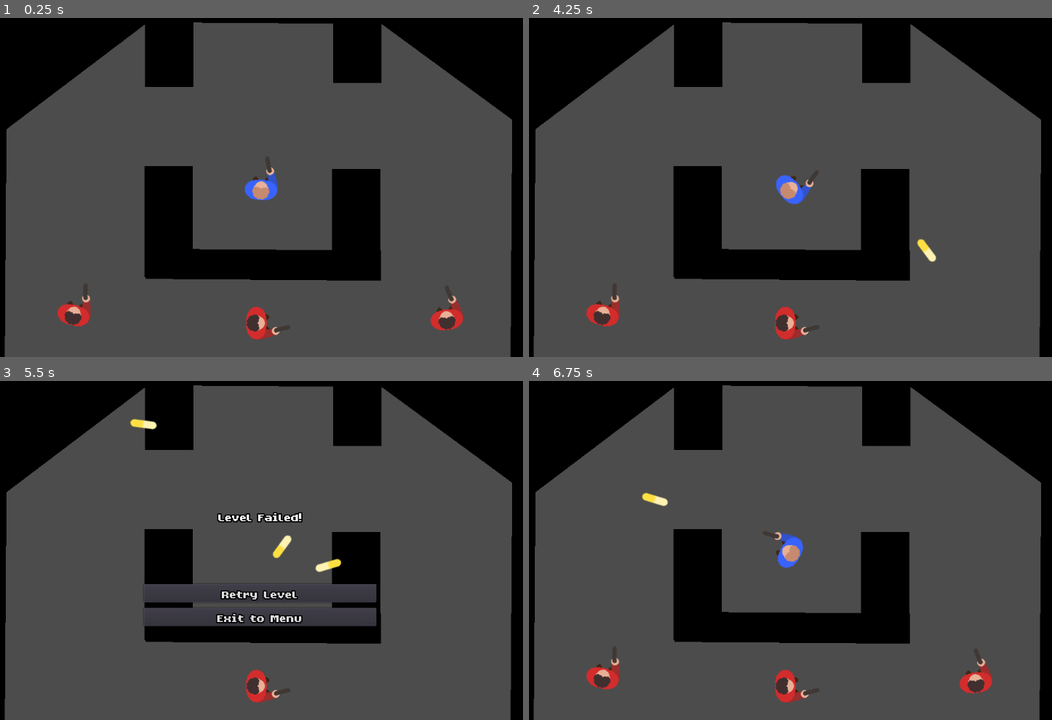
Above: before the commit, frames 1-4 (two rows, left to right).
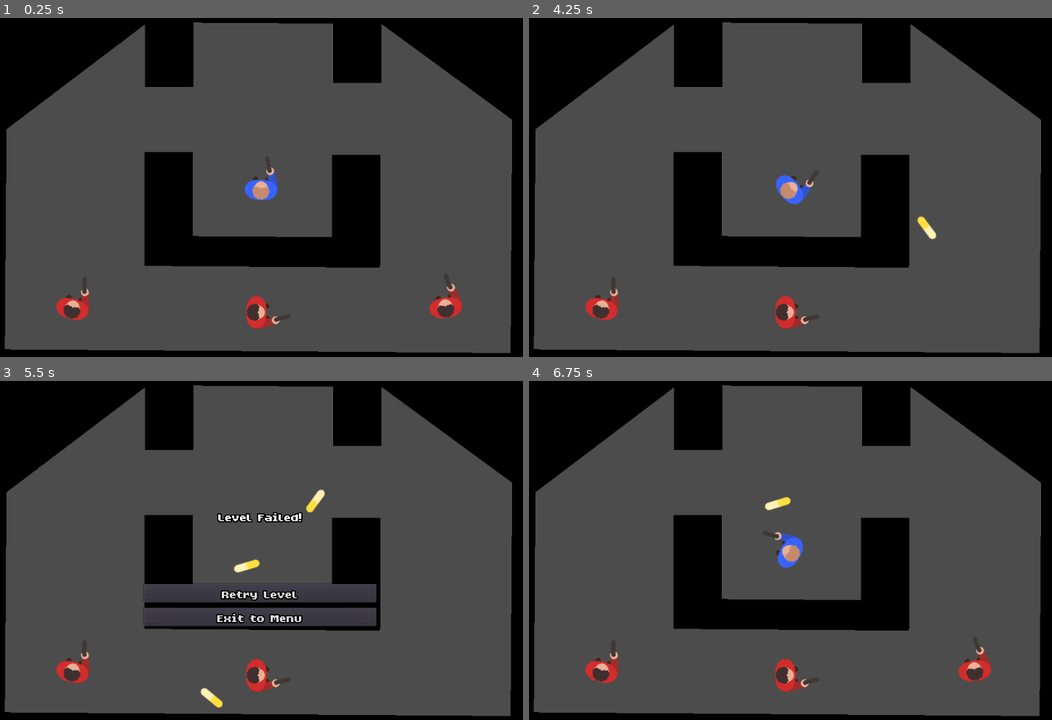
Above: after the commit, the same moments.

Repository: MichaelRRyan/ricochet
Game: Godot game, scene res://scenes/levels/level4.tscn
Two runs of this game, one before a commit and one after it. Both use one fixed random seed, a clock stepped at 60 frames per second and the inputs below. This scene is started directly instead of the project's main scene.
Inputs (mouse positions are in pixels of both pictures, inside the frame that each line leads up to):
- Up to frame 1 (0.25 s): no input
- Up to frame 2 (4.25 s): tap Enter at 0.5, 3.5 s; move the mouse to (916, 170) at 0.52 s; press the mouse at (916, 170) at 0.53 s; hold D (move_right) 0.53-1.25 s; release the mouse at (916, 170) at 1.25 s; click "Retry Level" at 1.25 s; tap Space at 2 s; move the mouse to (675, 204) at 2.02 s; hold S (move_down) 2.03-2.75 s; click (675, 204) at 2.1 s; click "Retry Level" at 2.75 s; move the mouse to (848, 112) at 3.52 s; press the mouse at (848, 112) at 3.53 s; hold D (move_right) from 3.53 s (still down)
- Up to frame 3 (5.5 s): move the mouse to (230, 618) at 4.27 s; release D (move_right) at 4.28 s; release the mouse at (230, 618) at 4.28 s; hold W (move_up) 4.28-5.03 s; click (230, 618) at 4.35 s; move the mouse to (434, 601) at 5.02 s; press the mouse at (434, 601) at 5.03 s; hold A (move_left) from 5.03 s (still down)
- Up to frame 4 (6.75 s): release A (move_left) at 5.75 s; release the mouse at (963, 601) at 5.75 s; click "Retry Level" at 5.75 s; tap Space at 6.5 s; move the mouse to (612, 499) at 6.52 s; hold A (move_left) from 6.53 s (still down); click (612, 499) at 6.6 s

The runs differ from the first frame. In frame 1, 6.8% of the frame differs, in the area x 0-98%, y 39-100%; in frame 2, 6.5%; in frame 3, 6.3%; in frame 4, 7.0%, in the area x 0-98%, y 32-100%.

Commit message:
Added basic sounds

Diff:
--- a/scenes/bullet.tscn
+++ b/scenes/bullet.tscn
@@ -1,7 +1,8 @@
-[gd_scene load_steps=4 format=2]
+[gd_scene load_steps=5 format=2]
 
 [ext_resource path="res://scripts/bullet.gd" type="Script" id=1]
 [ext_resource path="res://assets/images/bullet.png" type="Texture" id=2]
+[ext_resource path="res://assets/audio/sounds/ricochet.wav" type="AudioStream" id=3]
 
 [sub_resource type="RectangleShape2D" id=2]
 extents = Vector2( 25, 7 )
@@ -16,3 +17,8 @@
 shape = SubResource( 2 )
 
 [node name="RayCast2D" type="RayCast2D" parent="."]
+
+[node name="RicochetSound" type="AudioStreamPlayer" parent="."]
+pause_mode = 2
+stream = ExtResource( 3 )
+volume_db = -8.0
--- /dev/null
+++ b/scenes/gameplay_manager.tscn
@@ -0,0 +1,11 @@
+[gd_scene load_steps=3 format=2]
+
+[ext_resource path="res://scripts/gameplay_manager.gd" type="Script" id=1]
+[ext_resource path="res://assets/audio/sounds/enemy_death.wav" type="AudioStream" id=3]
+
+[node name="GameplayManager" type="Node2D"]
+script = ExtResource( 1 )
+
+[node name="EnemyDeathSound" type="AudioStreamPlayer" parent="."]
+pause_mode = 2
+stream = ExtResource( 3 )
--- a/scenes/levels/base_level.tscn
+++ b/scenes/levels/base_level.tscn
@@ -1,7 +1,7 @@
 [gd_scene load_steps=5 format=2]
 
 [ext_resource path="res://scenes/player.tscn" type="PackedScene" id=1]
-[ext_resource path="res://scripts/gameplay_manager.gd" type="Script" id=4]
+[ext_resource path="res://scenes/gameplay_manager.tscn" type="PackedScene" id=2]
 [ext_resource path="res://scenes/ui/level_complete_screen.tscn" type="PackedScene" id=5]
 [ext_resource path="res://scenes/ui/level_failed_screen.tscn" type="PackedScene" id=6]
 
@@ -20,8 +20,7 @@
 [node name="LevelFailedScreen" parent="GUI" instance=ExtResource( 6 )]
 visible = false
 
-[node name="GameplayManager" type="Node2D" parent="."]
-script = ExtResource( 4 )
+[node name="GameplayManager" parent="." instance=ExtResource( 2 )]
 
 [node name="Player" parent="." instance=ExtResource( 1 )]
 position = Vector2( -220, -132 )
--- a/scenes/levels/level4.tscn
+++ b/scenes/levels/level4.tscn
@@ -7,6 +7,7 @@
 [node name="Level3" instance=ExtResource( 1 )]
 
 [node name="GameplayManager" parent="." index="1"]
+rotation = -0.0520636
 level_number = 4
 
 [node name="Player" parent="." index="2"]
@@ -14,7 +15,7 @@
 rotation = -1.73422
 
 [node name="Block" parent="LevelContent" index="0" instance=ExtResource( 2 )]
-position = Vector2( 169, 66 )
+position = Vector2( 169, 41 )
 scale = Vector2( 1.32816, 3.07139 )
 
 [node name="Block2" parent="LevelContent" index="1" instance=ExtResource( 2 )]
@@ -26,7 +27,7 @@
 scale = Vector2( 1.32816, 3.07139 )
 
 [node name="Block4" parent="LevelContent" index="3" instance=ExtResource( 2 )]
-position = Vector2( -161, 61 )
+position = Vector2( -161, 36 )
 scale = Vector2( 1.32816, 3.07139 )
 
 [node name="Block5" parent="LevelContent" index="4" instance=ExtResource( 2 )]
@@ -50,7 +51,7 @@
 scale = Vector2( 3.28351, 9.02672 )
 
 [node name="Block9" parent="LevelContent" index="8" instance=ExtResource( 2 )]
-position = Vector2( 5, 137 )
+position = Vector2( 3, 114 )
 rotation = 0.00738323
 scale = Vector2( -6.47033, 0.833537 )
 
@@ -60,19 +61,19 @@
 scale = Vector2( -6.47033, 3.072 )
 
 [node name="Block11" parent="LevelContent" index="10" instance=ExtResource( 2 )]
-position = Vector2( -8.99997, 405 )
+position = Vector2( -7, 388 )
 rotation = 0.00738323
 scale = Vector2( -15.5474, 3.072 )
 
 [node name="Enemy" parent="LevelContent" index="11" instance=ExtResource( 3 )]
-position = Vector2( -7, 240 )
+position = Vector2( -7, 221 )
 
 [node name="Enemy2" parent="LevelContent" index="12" instance=ExtResource( 3 )]
-position = Vector2( -329, 226 )
+position = Vector2( -331, 215 )
 rotation = -1.31372
 
 [node name="Enemy3" parent="LevelContent" index="13" instance=ExtResource( 3 )]
-position = Vector2( 328, 234 )
+position = Vector2( 326, 213 )
 rotation = -1.70226
 
 [node name="Camera2D" parent="." index="4"]
--- a/scenes/player.tscn
+++ b/scenes/player.tscn
@@ -1,7 +1,8 @@
-[gd_scene load_steps=5 format=2]
+[gd_scene load_steps=6 format=2]
 
 [ext_resource path="res://scripts/player.gd" type="Script" id=1]
 [ext_resource path="res://assets/images/player.png" type="Texture" id=2]
+[ext_resource path="res://assets/audio/sounds/gunshot.wav" type="AudioStream" id=3]
 
 [sub_resource type="CircleShape2D" id=1]
 radius = 32.0
@@ -31,4 +32,8 @@
 rotation = 0.226963
 shape = SubResource( 2 )
 
+[node name="GunshotSound" type="AudioStreamPlayer" parent="."]
+pause_mode = 2
+stream = ExtResource( 3 )
+
 [connection signal="area_entered" from="BulletDetector" to="." method="_on_BulletDetector_area_entered"]
--- a/scenes/ui/level_complete_screen.tscn
+++ b/scenes/ui/level_complete_screen.tscn
@@ -1,7 +1,8 @@
-[gd_scene load_steps=3 format=2]
+[gd_scene load_steps=4 format=2]
 
 [ext_resource path="res://resources/themes/main_theme.tres" type="Theme" id=1]
 [ext_resource path="res://scripts/ui/level_complete_screen.gd" type="Script" id=2]
+[ext_resource path="res://assets/audio/sounds/win.wav" type="AudioStream" id=3]
 
 [node name="LevelCompleteScreen" type="Control"]
 anchor_right = 1.0
@@ -48,5 +49,8 @@
 margin_bottom = 116.0
 text = "Exit to Menu"
 
+[node name="LevelCompleteSound" type="AudioStreamPlayer" parent="."]
+stream = ExtResource( 3 )
+
 [connection signal="pressed" from="Options/NextLevelButton" to="." method="_on_NextLevelButton_pressed"]
 [connection signal="pressed" from="Options/RetryButton" to="." method="_on_RetryButton_pressed"]
--- a/scenes/ui/level_failed_screen.tscn
+++ b/scenes/ui/level_failed_screen.tscn
@@ -1,7 +1,8 @@
-[gd_scene load_steps=3 format=2]
+[gd_scene load_steps=4 format=2]
 
 [ext_resource path="res://resources/themes/main_theme.tres" type="Theme" id=1]
 [ext_resource path="res://scripts/ui/level_failed_screen.gd" type="Script" id=2]
+[ext_resource path="res://assets/audio/sounds/lose.wav" type="AudioStream" id=3]
 
 [node name="LevelFailedScreen" type="Control"]
 anchor_right = 1.0
@@ -40,5 +41,9 @@
 margin_bottom = 74.0
 text = "Exit to Menu"
 
+[node name="LevelFailedSound" type="AudioStreamPlayer" parent="."]
+stream = ExtResource( 3 )
+volume_db = -5.0
+
 [connection signal="pressed" from="Options/RetryButton" to="." method="_on_RetryButton_pressed"]
 [connection signal="pressed" from="Options/ExitButton" to="." method="_on_ExitButton_pressed"]
--- a/scripts/bullet.gd
+++ b/scripts/bullet.gd
@@ -23,6 +23,7 @@
 
 			set_direction(velocity.bounce(normal).normalized())
 			movement = velocity * delta
+			$RicochetSound.play()
 
 	else:
 		position += movement
--- a/scripts/gameplay_manager.gd
+++ b/scripts/gameplay_manager.gd
@@ -24,6 +24,8 @@
 #-------------------------------------------------------------------------------
 func _on_enemy_died():
 	enemy_count -= 1
+	$EnemyDeathSound.play()
+
 	if enemy_count == 0:
 		emit_signal("level_complete")
 		get_tree().paused = true
--- a/scripts/player.gd
+++ b/scripts/player.gd
@@ -31,6 +31,7 @@
 		var direction = (get_global_mouse_position() - global_position).normalized()
 		bullet.set_direction(direction)
 		bullet.position = $FirePoint.global_position
+		$GunshotSound.play()
 
 	if event is InputEventMouseMotion:
 		var direction = get_global_mouse_position() - global_position
--- a/scripts/ui/level_complete_screen.gd
+++ b/scripts/ui/level_complete_screen.gd
@@ -6,6 +6,7 @@
 #-------------------------------------------------------------------------------
 func _on_GameplayManager_level_complete():
 	show()
+	$LevelCompleteSound.play()
 
 
 #-------------------------------------------------------------------------------
--- a/scripts/ui/level_failed_screen.gd
+++ b/scripts/ui/level_failed_screen.gd
@@ -4,6 +4,7 @@
 #-------------------------------------------------------------------------------
 func _on_GameplayManager_level_failed():
 	show()
+	$LevelFailedSound.play()
 
 
 #-------------------------------------------------------------------------------
Not shown, added: assets/audio/sounds/enemy_death.wav.import
Not shown, added: assets/audio/sounds/enemy_death_smash.wav.import
Not shown, added: assets/audio/sounds/gunshot.wav.import
Not shown, added: assets/audio/sounds/lose.wav.import
Not shown, added: assets/audio/sounds/ricochet.wav.import
Not shown, added: assets/audio/sounds/win.wav.import
Not shown, added: assets/audio/sounds/enemy_death.wav
Not shown, added: assets/audio/sounds/enemy_death_smash.wav
Not shown, added: assets/audio/sounds/gunshot.wav
Not shown, added: assets/audio/sounds/lose.wav
Not shown, added: assets/audio/sounds/ricochet.wav
Not shown, added: assets/audio/sounds/win.wav
